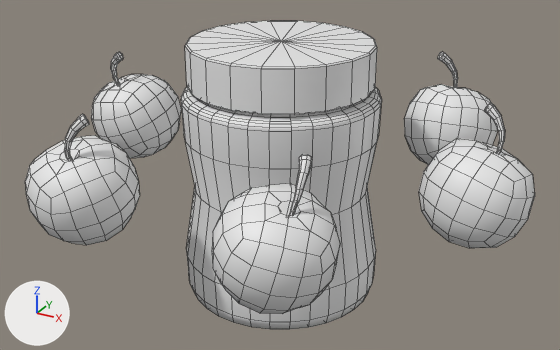
Renders of the FBX model Assets/Models/FBX/JamJar_powerUp.fbx from each side of a commit.
Before and after are seen from a camera (50 mm lens) standing at (0.209, -0.382, 0.266) and looking at (0.0, -0.002, 0.076). Arrows for +X, +Y and +Z are at lower left; the lights stay in place. Mesh edges are drawn as thin lines. Materials are left out; every surface is plain grey. Where no turn or scale is listed for an object, it has been applied to the vertices.
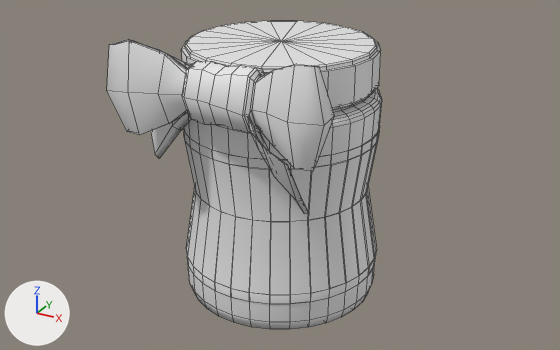
The change, as a list of edits to the scene's bpy script:
```text
Change me_mesh:
    used by ob_polysurface1; location = (0.0, 0.0, 0.0)
    remove me_mesh.from_pydata(...)  # 626 vertices, 624 faces; spans x -0.06..0.06, y -0.06..0.06, z 0.0..0.158
    add me_mesh.from_pydata(...)  # 1034 vertices, 998 faces; spans x -0.065..0.066, y -0.104..0.06, z 0.0..0.169
    me_mesh part 1: a new loose piece of 204 vertices spanning x -0.065..0.066, y -0.104..-0.043, z 0.095..0.169
    me_mesh part 2: a new loose piece of 80 vertices spanning x -0.057..0.057, y -0.057..0.057, z 0.135..0.155
    me_mesh part 3
    80 faces are deleted
    41 vertices are added at x -0.012..0.06, y -0.06..0.023, z 0.021..0.109
    32 new vertices lie (0.0, 0.0, -0.006) away from vertices in x -0.06..0.06, y -0.06..0.06, z 0.027
    22 new vertices lie (0.0, 0.0, 0.006) away from vertices in x -0.058..0.058, y -0.058..0.058, z 0.103
    13 new vertices lie (0.0, 0.0, -0.016) away from vertices in x -0.054..0.057, y -0.057..0.054, z 0.125
    5 new vertices lie (0.0, 0.0, -0.006) away from vertices in x -0.011..0.057, y -0.057..0.011, z 0.109
    11 new vertices lie (0.0, 0.0, 0.006) away from vertices in x -0.012..0.06, y -0.06..0.012, z 0.021..0.103
    188 new faces join them
Remove ob_polysurface5_003:
    ob_polysurface5_003 = bpy.data.objects.new('polySurface5.003', me_mesh_004)
    ob_polysurface5_003.location = (-0.0667, -0.1021, 0.0983)
Remove ob_polysurface5_005:
    ob_polysurface5_005 = bpy.data.objects.new('polySurface5.005', me_mesh_006)
    ob_polysurface5_005.location = (0.122, 0.0, 0.0983)
Remove ob_polysurface5_002:
    ob_polysurface5_002 = bpy.data.objects.new('polySurface5.002', me_mesh_003)
    ob_polysurface5_002.location = (-0.1216, 0.0101, 0.0983)
Remove ob_polysurface5:
    ob_polysurface5 = bpy.data.objects.new('polySurface5', me_mesh_001)
    ob_polysurface5.location = (0.0749, 0.0963, 0.0983)
Remove ob_polysurface5_004:
    ob_polysurface5_004 = bpy.data.objects.new('polySurface5.004', me_mesh_005)
    ob_polysurface5_004.location = (0.0581, -0.1073, 0.0983)
```

Where the change shows, as pixel boxes [x1, y1, x2, y2] in the pictures (560 x 350 px):
'polySurface1', reshaped (37% wider)
    before: [181, 21, 382, 329]
    after: [107, 21, 382, 329]
'polySurface5.004', deleted
    before: [212, 154, 340, 314]
'polySurface5.005', deleted
    before: [419, 103, 535, 248]
'polySurface5.003', deleted
    before: [25, 114, 140, 245]
'polySurface5.002', deleted
    before: [91, 52, 181, 158]
'polySurface5', deleted
    before: [404, 52, 498, 165]
part 1 of me_mesh, added
    after: [107, 39, 335, 214]
part 2 of me_mesh, added
    after: [181, 41, 381, 107]
part 3 of me_mesh, built on
    before: [181, 101, 382, 322]
    after: [183, 101, 382, 322]
